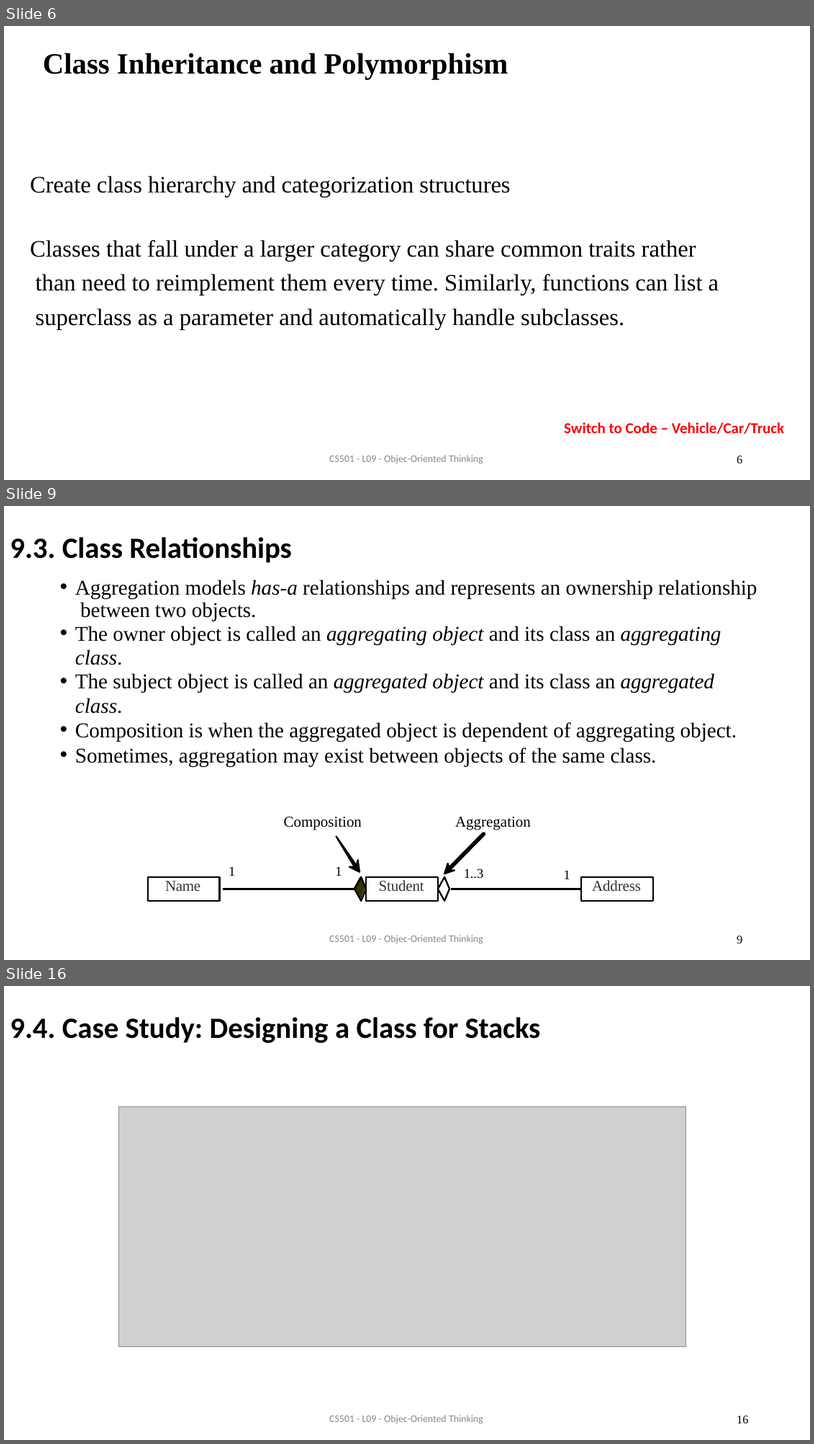
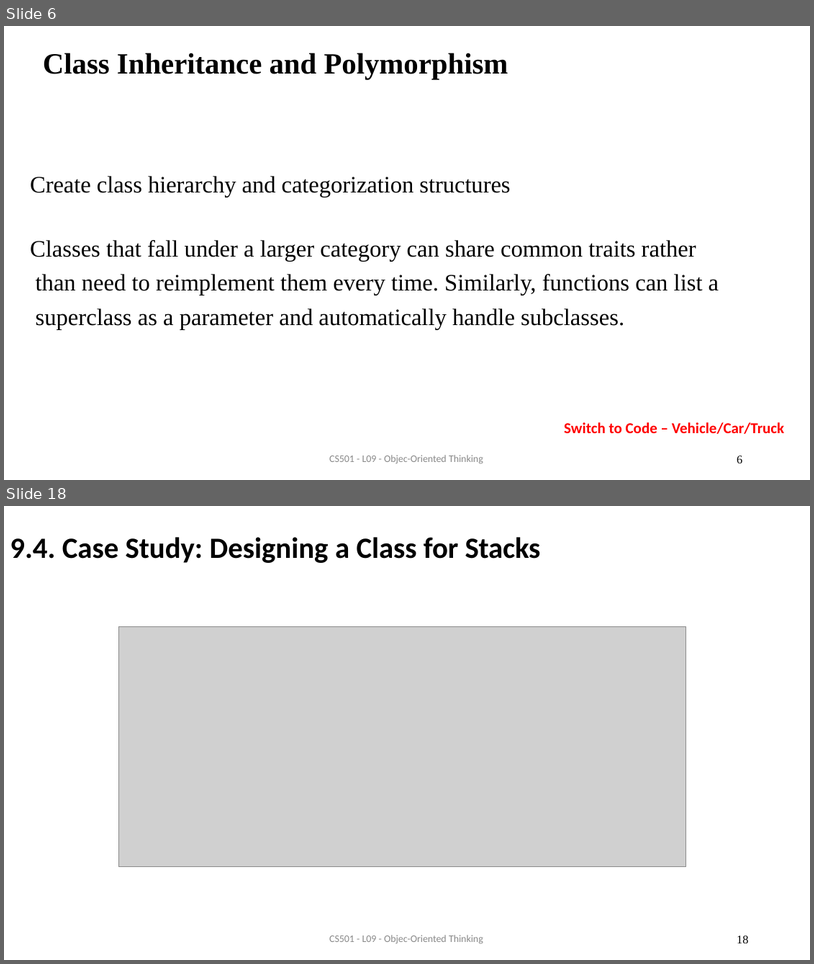
Before and after one commit to AughdonBreslin/CS501IntroToJava, a slide deck: Lectures/9_Object_Oriented_Programming.pptx. Shown one above the other, each under a label of ours: slides 6, 9 and 16 before the commit, slides 6 and 18 after it; the slides between them are not shown. The pictures are 814x1444 and 814x964 pixels, drawn with LibreOffice and Linux fonts; fonts in the diff are those of the drawing; grey boxes stand for pictures. Boxes give left, top, right and bottom in pixels: in the first picture for what was removed or moved away, otherwise in the second. Text is boxed around its words. In the diff, an @@ line names an element or a change of style, - is before the commit and + after.

```diff
--- a/Lectures/9_Object_Oriented_Programming.pptx
+++ b/Lectures/9_Object_Oriented_Programming.pptx
@@ slide 9 removed at bbox=[4, 506, 810, 960], background #FFFFFF @@
@@ title removed at bbox=[10, 537, 292, 563] @@
-9.3. Class Relationships
@@ text removed at bbox=[75, 579, 757, 766] @@
-• Aggregation models has-a relationships and represents an ownership relationship between two objects.
-• The owner object is called an aggregating object and its class an aggregating class.
-• The subject object is called an aggregated object and its class an aggregated class.
-• Composition is when the aggregated object is dependent of aggregating object.
-• Sometimes, aggregation may exist between objects of the same class.
@@ text removed at bbox=[284, 816, 362, 830] @@
-Composition
@@ text removed at bbox=[455, 816, 531, 830] @@
-Aggregation
@@ text removed at bbox=[229, 866, 235, 875] @@
-1
@@ group removed at bbox=[223, 836, 366, 901]: 6 freeform shapes @@
@@ text removed at bbox=[335, 866, 342, 875] @@
-1
@@ group removed at bbox=[438, 833, 581, 901]: 5 freeform shapes @@
@@ text removed at bbox=[464, 868, 484, 878] @@
-1..3
@@ text removed at bbox=[564, 870, 571, 879] @@
-1
@@ rectangle removed at bbox=[148, 877, 220, 901] @@
-Name
@@ rectangle removed at bbox=[366, 877, 438, 901] @@
-Student
@@ rectangle removed at bbox=[581, 877, 653, 901] @@
-Address
@@ text removed at bbox=[329, 934, 484, 944] @@
-CS501 - L09 - Objec-Oriented Thinking
@@ page number removed at bbox=[737, 935, 743, 943] @@
-9
@@ what was slide 16 is now slide 18 @@
@@ page number at bbox=[737, 935, 748, 943]: text changed @@
-16
+18
```
Also in this commit, not shown: 11 slides changed, 17 slides added, 7 other slides removed, 4 other files.
